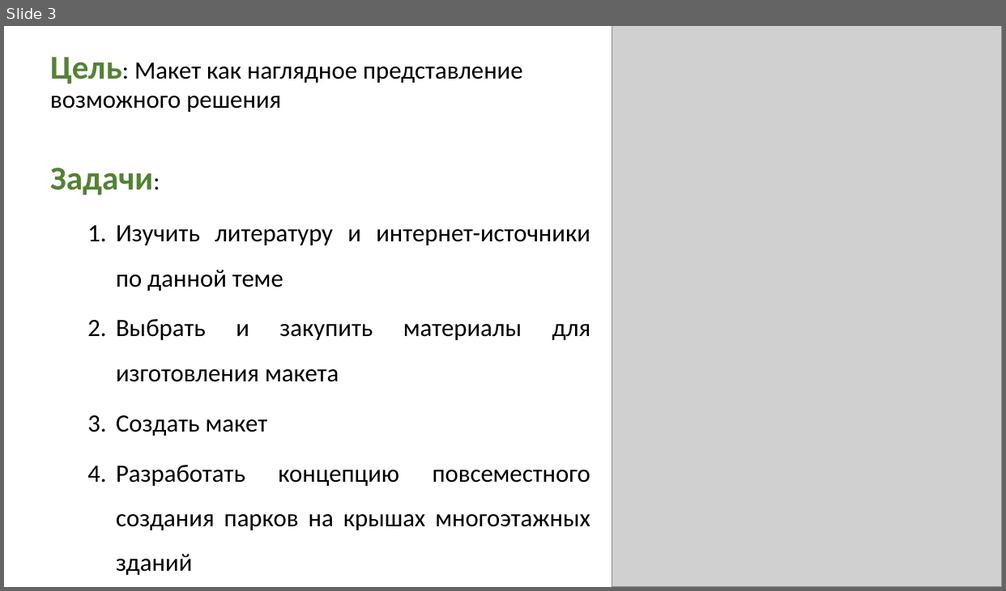
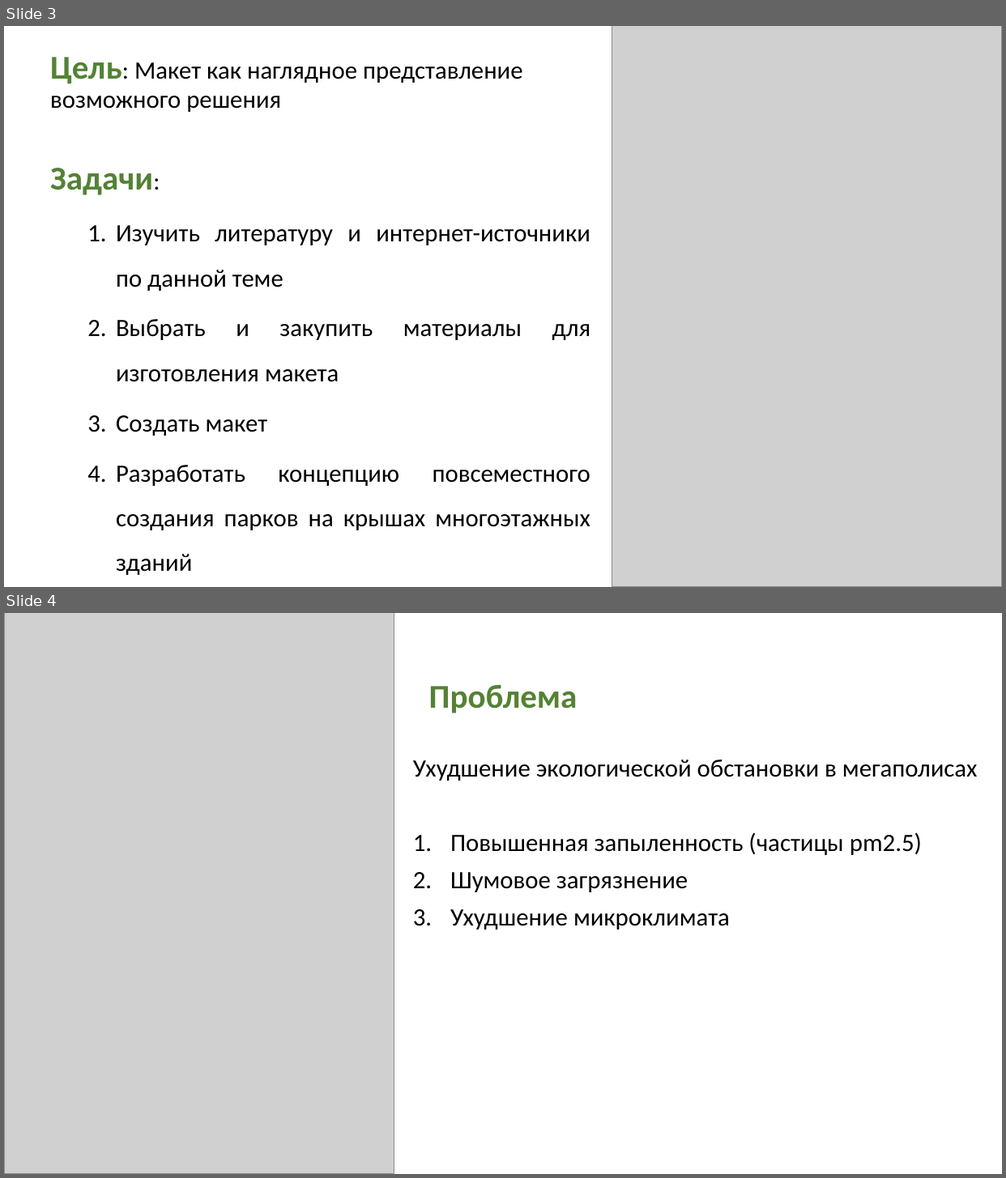
Before and after one commit to AkulinaDN/RoofPark, a slide deck: 10б Неумойчева презентация.pptm. Shown one above the other, each under a label of ours: slide 3 before the commit, slides 3 and 4 after it. The pictures are 1006x591 and 1006x1178 pixels, drawn with LibreOffice and Linux fonts; fonts in the diff are those of the drawing; grey boxes stand for pictures. Boxes give left, top, right and bottom in pixels: in the first picture for what was removed or moved away, otherwise in the second. Text is boxed around its words. In the diff, an @@ line names an element or a change of style, - is before the commit and + after.

```diff
--- a/10б Неумойчева презентация.pptm
+++ b/10б Неумойчева презентация.pptm
@@ slide 4 added at [4, 613, 1002, 1174], background #FFFFFF @@
@@ picture added at [4, 613, 394, 1174] @@
@@ title added at [429, 684, 577, 713], 32 pt, text #548235, bold @@
+Проблема
@@ text added at [413, 760, 978, 930], 24 pt, text #000000 @@
+Ухудшение экологической обстановки в мегаполисах
+1. Повышенная запыленность (частицы pm2.5)
+2. Шумовое загрязнение
+3. Ухудшение микроклимата
```
Also in this commit, not shown: 1 slide changed, 9 other files.
